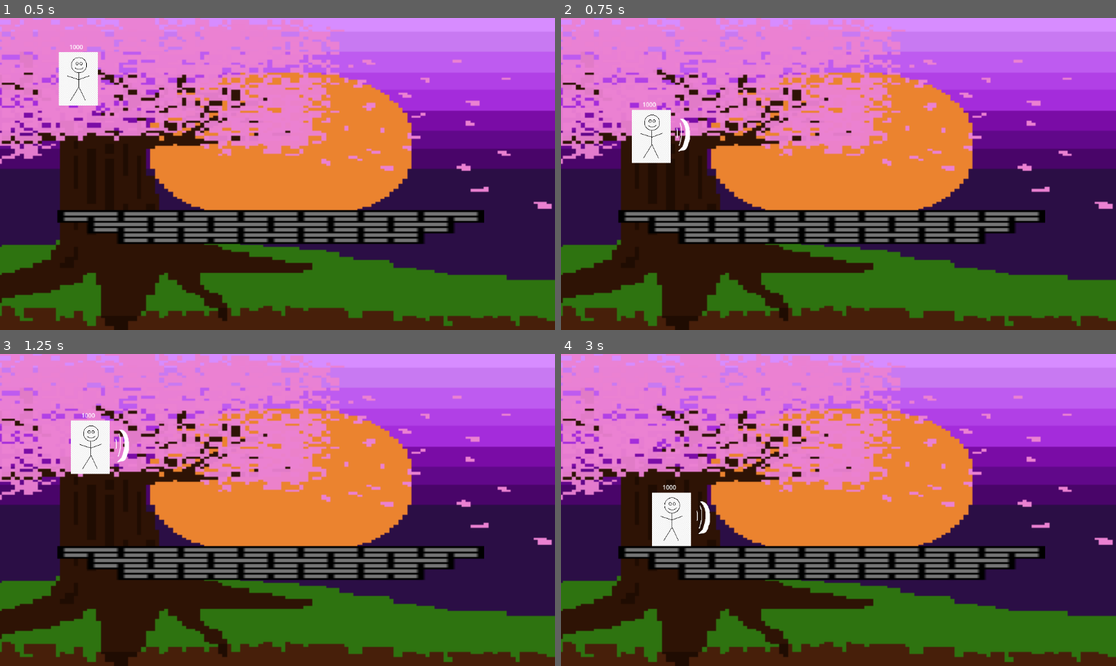
Above: before the commit, frames 1-4 (two rows, left to right).
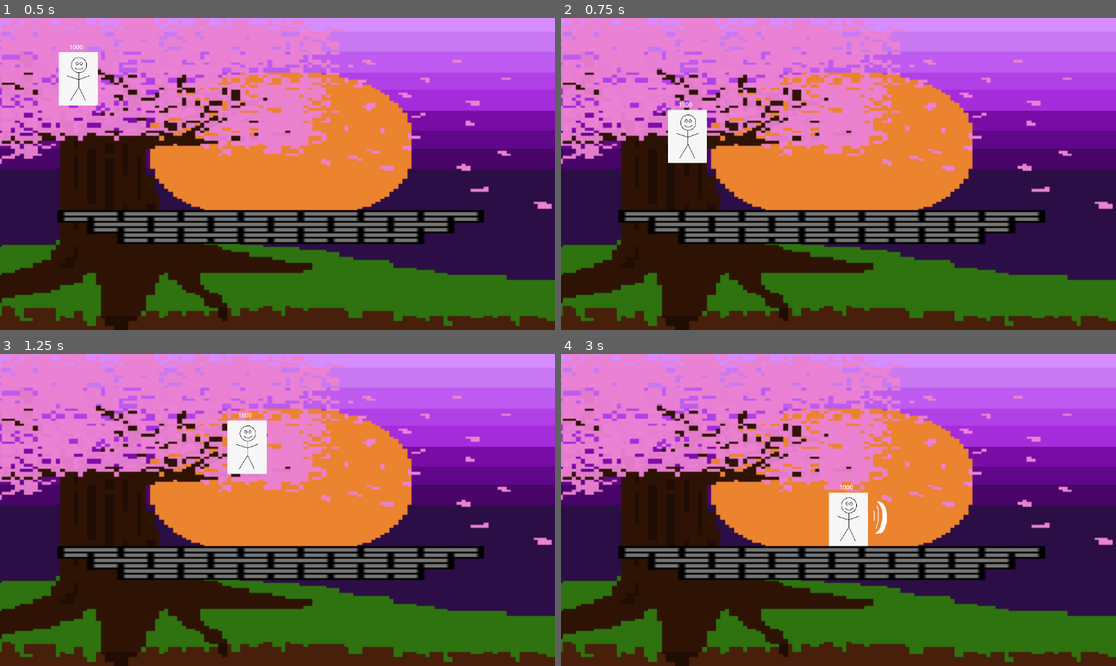
Above: after the commit, the same moments.

Repository: Iemonaide/fightinggame
Game: Godot game, scene res://scenes/game.tscn
The game is run twice, just before and just after one commit, with the same random seed, the same clock (stepped at 60 frames per second) and the same inputs.
Inputs (mouse positions are in pixels of both pictures, inside the frame that each line leads up to):
- Up to frame 1 (0.5 s): no input
- Up to frame 2 (0.75 s): move the mouse to (960, 158) at 0.52 s; press the mouse at (960, 158) at 0.53 s; hold D (right) from 0.53 s (still down)
- Up to frame 3 (1.25 s): keep holding D (right); tap Space (jump) at 0.77 s
- Up to frame 4 (3 s): move the mouse to (727, 525) at 1.27 s; release the mouse at (727, 525) at 1.28 s; click (727, 525) at 1.35 s; tap Space (jump) at 1.52 s; move the mouse to (894, 441) at 2.02 s; release D (right) at 2.03 s; press the mouse at (894, 441) at 2.03 s; hold A (left) 2.03-2.78 s; move the mouse to (810, 572) at 2.77 s; release the mouse at (810, 572) at 2.78 s; hold D (right) from 2.78 s (still down); click (810, 572) at 2.85 s

Frame 1 is identical in both runs. In frame 2, 2.2% of the frame differs, in the area x 12-27%, y 26-47%; in frame 3, 2.6%; in frame 4, 2.8%, in the area x 16-59%, y 41-62%.

Commit message:
a variety of things
created main menu and fixed a bug with the attacks

Diff:
--- a/fightinggame/scenes/character_body_2d.tscn
+++ b/fightinggame/scenes/character_body_2d.tscn
@@ -1,6 +1,6 @@
 [gd_scene load_steps=12 format=3 uid="uid://dh72t1hp32wo7"]
 
-[ext_resource type="Script" uid="uid://cpnbqt0wc0h40" path="res://scenes/character_body_2d.gd" id="1_g2brh"]
+[ext_resource type="Script" uid="uid://cpnbqt0wc0h40" path="res://scripts/character_body_2d.gd" id="1_g2brh"]
 [ext_resource type="Texture2D" uid="uid://cv410md4u5sco" path="res://assets/tempguy.jpg" id="1_lj8jo"]
 [ext_resource type="Script" uid="uid://c5agkmuhf1fn8" path="res://scenes/label.gd" id="3_dn4c7"]
 [ext_resource type="Texture2D" uid="uid://c48cedcjb6khm" path="res://assets/tempslash.png" id="4_4vejd"]
--- /dev/null
+++ b/fightinggame/scenes/startmenu.tscn
@@ -0,0 +1,9 @@
+[gd_scene format=3 uid="uid://b2ipsov4n8jwo"]
+
+[node name="startmenu" type="Control"]
+layout_mode = 3
+anchors_preset = 15
+anchor_right = 1.0
+anchor_bottom = 1.0
+grow_horizontal = 2
+grow_vertical = 2
--- a/fightinggame/scenes/character_body_2d.gd
+++ b/fightinggame/scripts/character_body_2d.gd
@@ -41,10 +41,11 @@
 
 	#motion inputs gun head help me help me help me
 	#I am not doing this shit now
-	if Input.is_action_pressed("right") and Input.is_action_pressed("lightattack"):
-		$AnimationPlayer.play("tempslash")
-	elif Input.is_action_pressed("up") and Input.is_action_pressed("lightattack"):
-		$AnimationPlayer.play("tempslashup")
+	if is_on_floor() and not $AnimationPlayer.is_playing():
+		if Input.is_action_pressed("right") and Input.is_action_pressed("lightattack"):
+			$AnimationPlayer.play("tempslash")
+		elif Input.is_action_pressed("up") and Input.is_action_pressed("lightattack"):
+			$AnimationPlayer.play("tempslashup")
 
 	# Move and slide
 	move_and_slide()
Renamed: fightinggame/scenes/character_body_2d.gd.uid -> fightinggame/scripts/character_body_2d.gd.uid
